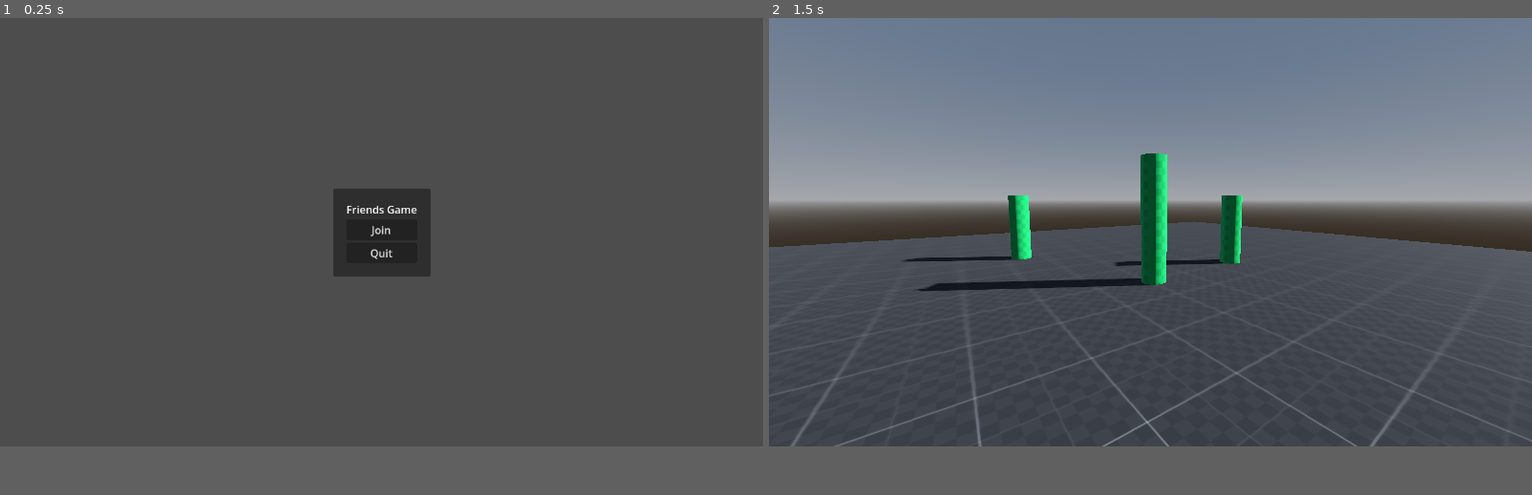
Above: before the commit, frames 1-2 (left to right).
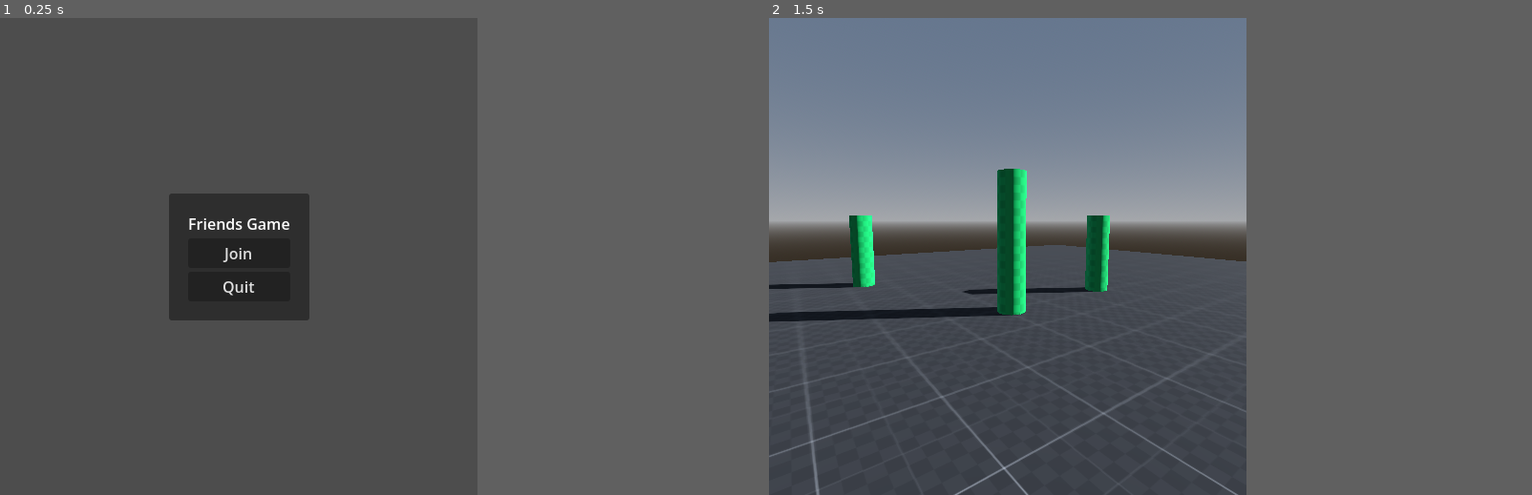
Above: after the commit, the same moments.

Repository: rayanplaygames9/Multiplayer-Main-Game-with-Ayman
Game: Godot game, scene res://scenes/main.tscn
Two runs of this game, one before a commit and one after it. Both use one fixed random seed, a clock stepped at 60 frames per second and the inputs below.
Inputs (mouse positions are in pixels of both pictures, inside the frame that each line leads up to):
- Up to frame 1 (0.25 s): no input
- Up to frame 2 (1.5 s): tap Enter at 0.5 s; move the mouse to (1318, 208) at 0.52 s; hold D (right) 0.53-1.25 s; tap Space (jump) at 0.6, 0.77, 1.07 s; click "Join" at 1.25 s
In our replay, the window is 799x449 before the commit and 500x500 after it. These sizes can differ from the game's own. Grey fills any space a smaller window leaves; there, only what the larger window draws over its background counts as a difference.

The runs differ from the first frame. In frame 1, 7.2% of the frame differs, in the area x 22-57%, y 35-64%; in frame 2, 27%, in the area x 0-100%, y 0-100%.

Commit message:
Update added Tube

Diff:
--- a/project.godot
+++ b/project.godot
@@ -23,11 +23,13 @@
 
 [display]
 
+window/size/viewport_width=500
+window/size/viewport_height=500
 window/size/always_on_top=true
 
 [editor_plugins]
 
-enabled=PackedStringArray("res://addons/tile-run-instances/plugin.cfg")
+enabled=PackedStringArray("res://addons/tile-run-instances/plugin.cfg", "res://addons/tube/plugin.cfg")
 
 [file_customization]
 
@@ -75,6 +77,10 @@
 ]
 }
 
+[input_devices]
+
+pointing/emulate_touch_from_mouse=true
+
 [physics]
 
 3d/physics_engine="Jolt Physics"
--- a/scenes/environment/world_forest.gd
+++ b/scenes/environment/world_forest.gd
@@ -5,3 +5,7 @@
 func _ready() -> void:
 	Global.forest = self
 	Global.spawn_container = spawn_container
+
+func _unhandled_input(event: InputEvent) -> void:
+	if event.is_action_pressed("ui_cancel"):
+		get_tree().quit()
--- a/scenes/player/Player.tscn
+++ b/scenes/player/Player.tscn
@@ -1,6 +1,7 @@
 [gd_scene format=3 uid="uid://dbcqeo103wau6"]
 
 [ext_resource type="Script" uid="uid://bqta7emfadpxj" path="res://scenes/player/player.gd" id="1_wr5hl"]
+[ext_resource type="Texture2D" uid="uid://b1t8eqspo4bb6" path="res://assets/keyboard-&-mouse_sheet_default.png" id="2_gfjak"]
 
 [sub_resource type="CapsuleShape3D" id="CapsuleShape3D_o8nba"]
 
@@ -18,6 +19,26 @@
 properties/1/path = NodePath("Head:rotation")
 properties/1/spawn = true
 properties/1/replication_mode = 1
+
+[sub_resource type="AtlasTexture" id="AtlasTexture_tapir"]
+atlas = ExtResource("2_gfjak")
+region = Rect2(0, 832, 64, 64)
+
+[sub_resource type="AtlasTexture" id="AtlasTexture_alwvq"]
+atlas = ExtResource("2_gfjak")
+region = Rect2(256, 832, 64, 64)
+
+[sub_resource type="AtlasTexture" id="AtlasTexture_p41vm"]
+atlas = ExtResource("2_gfjak")
+region = Rect2(128, 832, 64, 64)
+
+[sub_resource type="AtlasTexture" id="AtlasTexture_hk6ki"]
+atlas = ExtResource("2_gfjak")
+region = Rect2(256, 832, 64, 64)
+
+[sub_resource type="AtlasTexture" id="AtlasTexture_k1nkd"]
+atlas = ExtResource("2_gfjak")
+region = Rect2(192, 832, 64, 64)
 
 [node name="Player" type="CharacterBody3D" unique_id=1582534974]
 collision_layer = 9
@@ -81,3 +102,29 @@
 unique_name_in_owner = true
 layout_mode = 2
 text = "Leave Game"
+
+[node name="LeftButton" type="TouchScreenButton" parent="CanvasLayer" unique_id=2020466775]
+position = Vector2(15, 346)
+texture_normal = SubResource("AtlasTexture_tapir")
+action = "left"
+
+[node name="ForwardButton" type="TouchScreenButton" parent="CanvasLayer" unique_id=309355761]
+position = Vector2(69, 292)
+texture_normal = SubResource("AtlasTexture_alwvq")
+action = "forward"
+
+[node name="RightButton" type="TouchScreenButton" parent="CanvasLayer" unique_id=951269642]
+position = Vector2(128, 348)
+texture_normal = SubResource("AtlasTexture_p41vm")
+action = "right"
+
+[node name="BackwardButton" type="TouchScreenButton" parent="CanvasLayer" unique_id=1682885552]
+position = Vector2(139.99998, 470.00003)
+rotation = 3.1305656
+texture_normal = SubResource("AtlasTexture_hk6ki")
+action = "backward"
+
+[node name="JumpButton" type="TouchScreenButton" parent="CanvasLayer" unique_id=1392770055]
+position = Vector2(419, 338)
+texture_normal = SubResource("AtlasTexture_k1nkd")
+action = "jump"
--- a/scenes/player/player.gd
+++ b/scenes/player/player.gd
@@ -38,6 +38,14 @@
 		camera_3d.rotate_x(-event.relative.y * sensitivity)
 		camera_3d.rotation.x = clamp(camera_3d.rotation.x, deg_to_rad(-90), deg_to_rad(90))
 
+	if event is InputEventScreenDrag:
+		head.rotate_y(-event.relative.x * sensitivity)
+		camera_3d.rotate_x(-event.relative.y * sensitivity)
+		camera_3d.rotation.x = clamp(camera_3d.rotation.x, deg_to_rad(-90), deg_to_rad(90))
+
+	if event.is_action_pressed("ui_cancel"):
+		get_tree().quit()
+
 func _process(_delta: float) -> void:
 	if Input.is_action_just_pressed('menu') and menu.visible == false:
 		Input.set_mouse_mode(Input.MOUSE_MODE_VISIBLE)
Not shown, added: addons/tube/icons/tube_client.svg
Not shown, added: addons/tube/icons/tube_client.svg.import
Not shown, added: addons/tube/icons/tube_context.svg
Not shown, added: addons/tube/icons/tube_context.svg.import
Not shown, added: addons/tube/icons/tube_inspector.svg
Not shown, added: addons/tube/icons/tube_inspector.svg.import
Not shown, added: addons/tube/inspector/channel_control.gd
Not shown, added: addons/tube/inspector/channel_control.gd.uid
Not shown, added: addons/tube/inspector/channel_control.tscn
Not shown, added: addons/tube/inspector/channel_item_control.gd
Not shown, added: addons/tube/inspector/channel_item_control.gd.uid
Not shown, added: addons/tube/inspector/channel_item_control.tscn
(and 64 more such lines)
